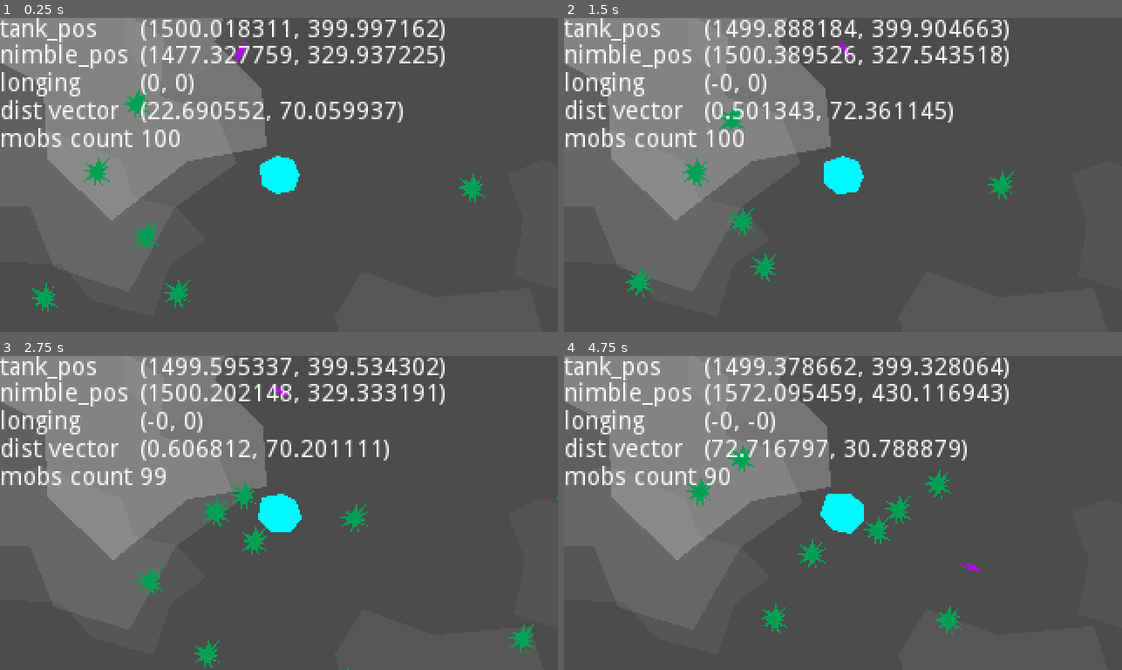
Above: before the commit, frames 1-4 (two rows, left to right).
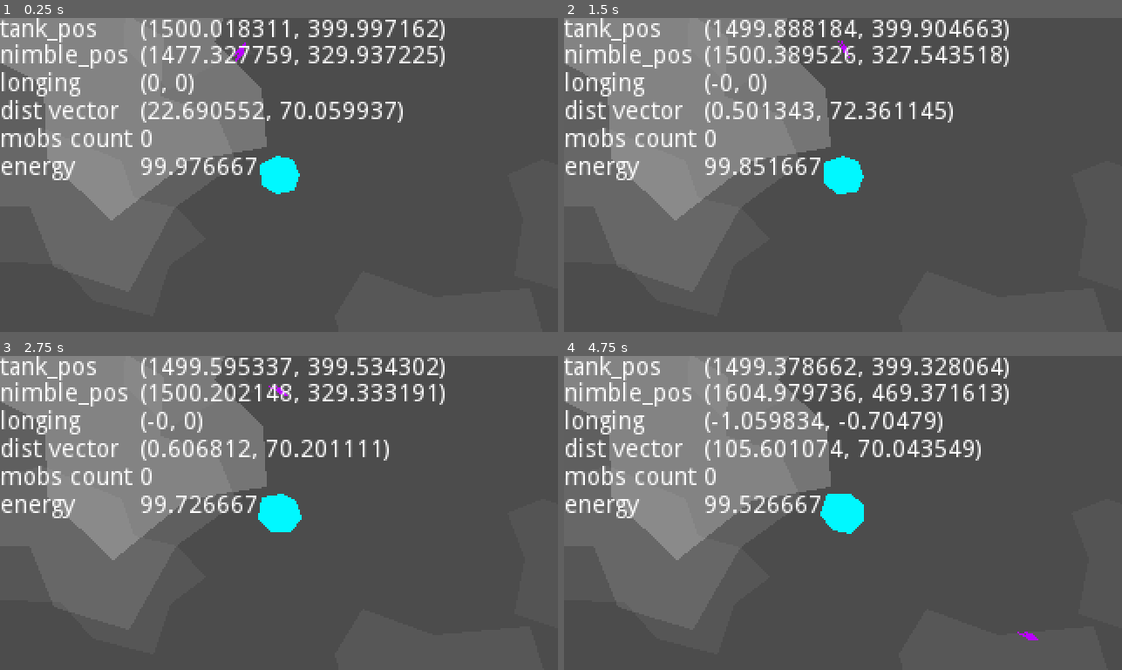
Above: after the commit, the same moments.

Repository: weresharks/krak-jam-2022
Game: Godot game, scene res://Main.tscn
Two runs of this game, one before a commit and one after it. Both use one fixed random seed, a clock stepped at 60 frames per second and the inputs below.
Inputs:
- Up to frame 1 (0.25 s): no input
- Up to frame 2 (1.5 s): hold D (nimble_right) 0.53-1.28 s; hold S (nimble_back) from 1.28 s (still down)
- Up to frame 3 (2.75 s): release S (nimble_back) at 2.03 s; hold D (nimble_right) from 2.03 s (still down)
- Up to frame 4 (4.75 s): release D (nimble_right) at 2.78 s; hold W (nimble_forward) 2.78-3.53 s; hold A (nimble_left) from 3.53 s (still down)

The runs differ from the first frame. In frame 1, 2.1% of the frame differs, in the area x 0-87%, y 22-94%; in frame 2, 2.1%; in frame 3, 2.1%; in frame 4, 5.6%, in the area x 0-85%, y 8-91%.

Commit message:
mob differentiation, energy

Diff:
--- /dev/null
+++ b/game/BadMob.gd
@@ -0,0 +1,3 @@
+extends "res://BaseMob.gd"
+
+var is_bad_mob = true
--- /dev/null
+++ b/game/BadMob.tscn
@@ -0,0 +1,7 @@
+[gd_scene load_steps=3 format=2]
+
+[ext_resource path="res://BadMob.gd" type="Script" id=1]
+[ext_resource path="res://BaseMob.tscn" type="PackedScene" id=2]
+
+[node name="BadMob" instance=ExtResource( 2 )]
+script = ExtResource( 1 )
--- a/game/BaseMob.gd
+++ b/game/BaseMob.gd
@@ -6,7 +6,7 @@
 export var base_speed: float = 50
 export var speed_variation: float = 10
 
-export var hunting_impulse: float = 0.3
+export var hunting_impulse: float = 0.16
 
 export var slowdown_impulse: float = 0.3
 export var slowdown_cutoff_speed: float = 5
@@ -19,6 +19,7 @@
 var tank_pos: Vector2
 var speed: float
 var velocity: Vector2 = Vector2.ZERO
+var rotation_speed = 0.1 * PI
 
 var collided: bool = false
 
@@ -55,3 +56,4 @@
 	velocity = velocity + hunting + slowdown + spontaneous
 
 	position += velocity * delta
+	rotation += rotation_speed * delta
--- a/game/Debug.tscn
+++ b/game/Debug.tscn
@@ -94,3 +94,22 @@
 __meta__ = {
 "_edit_use_anchors_": false
 }
+
+[node name="label_energy" type="Label" parent="."]
+margin_top = 79.0
+margin_right = 76.0
+margin_bottom = 93.0
+text = "energy"
+__meta__ = {
+"_edit_use_anchors_": false
+}
+
+[node name="energy" type="Label" parent="."]
+margin_left = 80.0
+margin_top = 79.0
+margin_right = 120.0
+margin_bottom = 93.0
+text = "123"
+__meta__ = {
+"_edit_use_anchors_": false
+}
--- /dev/null
+++ b/game/GoodMob.gd
@@ -0,0 +1,3 @@
+extends "res://BaseMob.gd"
+
+var is_good_mob = true
--- /dev/null
+++ b/game/GoodMob.tscn
@@ -0,0 +1,7 @@
+[gd_scene load_steps=3 format=2]
+
+[ext_resource path="res://GoodMob.gd" type="Script" id=1]
+[ext_resource path="res://BaseMob.tscn" type="PackedScene" id=2]
+
+[node name="GoodMob" instance=ExtResource( 2 )]
+script = ExtResource( 1 )
--- a/game/Main.gd
+++ b/game/Main.gd
@@ -10,7 +10,14 @@
 
 export var num_mobs: int = 100
 export var mob_margin: int = 100
-var mob_scene: PackedScene = load("res://BaseMob.tscn")
+
+var max_mobs = 100
+
+var any_mob_scene: PackedScene = load("res://BaseMob.tscn")
+var good_mob_scene: PackedScene = load("res://GoodMob.tscn")
+var bad_mob_scene: PackedScene = load("res://BadMob.tscn")
+
+var good_mob_probability: float = 0.2
 
 export var scene_size: Vector2 = Vector2(3000, 800)
 
@@ -21,6 +28,8 @@
 # Called when the node enters the scene tree for the first time.
 func _ready():
 	randomize()
+	$MobTimer.start()
+
 	$Tank.start(scene_size)
 	tank_pos = $Tank.position
 
@@ -32,20 +41,16 @@
 	$Nimble.update_tank_pos(tank_pos)
 	$Nimble.start(tank_pos + nimble_displacement)
 
-	spawn_mobs()
-
-func spawn_mobs():
-	for i in range(0, num_mobs):
-		var mob = mob_scene.instance()
-		mobs.append(mob)
-		mob.position = Vector2(
-			rand_range(mob_margin, scene_size.x - mob_margin),
-			rand_range(mob_margin, scene_size.y - mob_margin)
-		)
-		add_child(mob)
-
-	for m in mobs:
-		m.update_tank_pos(tank_pos)
+func spawn_mob():
+	var mob_scene = bad_mob_scene if randf() > good_mob_probability else good_mob_scene
+	var mob = mob_scene.instance()
+	mobs.append(mob)
+	mob.position = Vector2(
+		rand_range(mob_margin, scene_size.x - mob_margin),
+		rand_range(mob_margin, scene_size.y - mob_margin)
+	)
+	add_child(mob)
+	mob.update_tank_pos(tank_pos)
 
 func update_debug(distance_vector):
 	$Debug/tank_pos.text = str($Tank.position)
@@ -53,6 +58,7 @@
 	$Debug/distance_vector.text = str(distance_vector)
 	$Debug/mobs_count.text = str(mobs.size())
 	$Debug/nimble_longing.text = str($Nimble.longing)
+	$Debug/energy.text = str($Tank.energy)
 
 func _process(delta):
 	$Nimble.update_tank_pos($Tank.position)
@@ -79,3 +85,8 @@
 	$Tank/Camera.zoom = Vector2.ONE * zoom
 
 	update_debug(distance_vector)
+
+
+func _on_MobTimer_timeout():
+	if mobs.size() < max_mobs:
+		spawn_mob()
--- a/game/Main.tscn
+++ b/game/Main.tscn
@@ -24,3 +24,8 @@
 [node name="ParallaxBackground" parent="." instance=ExtResource( 3 )]
 
 [node name="Debug" parent="." instance=ExtResource( 4 )]
+
+[node name="MobTimer" type="Timer" parent="."]
+wait_time = 5.0
+
+[connection signal="timeout" from="MobTimer" to="." method="_on_MobTimer_timeout"]
--- a/game/Nimble.gd
+++ b/game/Nimble.gd
@@ -2,13 +2,13 @@
 
 
 var tank_pos: Vector2
-export var max_speed: float = 70
+export var max_speed: float = 100
 export var min_speed: float = 5
 export var start_speed: float = 30
 export var gravity_base: float = 1000
 export var min_gravity_distance_2: float = 20*20
-export var longing_base: float = 0.02
-export var longing_distance: float = 150
+export var longing_base: float = 0.05
+export var longing_distance: float = 100
 export var acceleration_impulse: float = 10
 export var turning_impulse: float = 1
 
--- a/game/Tank.gd
+++ b/game/Tank.gd
@@ -17,6 +17,12 @@
 var max_position: Vector2
 var base_scale: Vector2
 var scale_phase: float = 0
+
+var energy: float = 100
+var energy_nominal: float = 100
+var energy_usage: float = 0.1
+var energy_damage: float = 20
+var energy_gain: float = 20
 
 var acceleration_map: Dictionary
 
@@ -67,7 +73,7 @@
 		acceleration.y = - margin_deceleration_impulse
 
 	if acceleration.length() > max_acceleration:
-		acceleration = acceleration.normalized() * max_acceleration
+		acceleration = acceleration.normalized() * max_acceleration * (energy / energy_nominal)
 
 	velocity += acceleration
 
@@ -77,6 +83,8 @@
 	position += velocity * delta
 	rotation_degrees += rotation_speed * delta
 
+	energy -= energy_usage * delta
+
 	scale_phase += scale_speed * delta
 	scale = base_scale * (1 + scale_magnitude * sin(scale_phase))
 
@@ -84,3 +92,7 @@
 func _on_Tank_area_entered(area: Area2D):
 	if area.get("is_mob"):
 		area.collided = true
+		if area.get("is_good_mob"):
+			energy += energy_gain
+		if area.get("is_bad_mob"):
+			energy -= energy_damage
